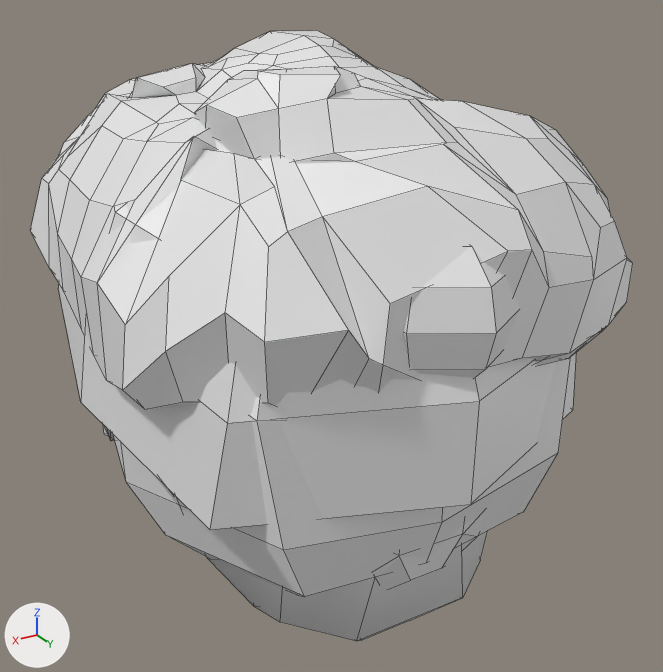
Two versions of the FBX model Assets/NPC/Models/Test/hair_male.fbx, one commit apart.
Rendered twice from a 50 mm camera at (0.197, 0.359, 2.081) aimed at (-0.012, 0.012, 1.907). The lights are fixed; the arrows at lower left show +X, +Y and +Z. Mesh edges are drawn as thin lines.

The first picture shows 'hair_male_1', 'hair_male_2', 'hair_male_3', 'hair_male_4', 'hair_male_5'.
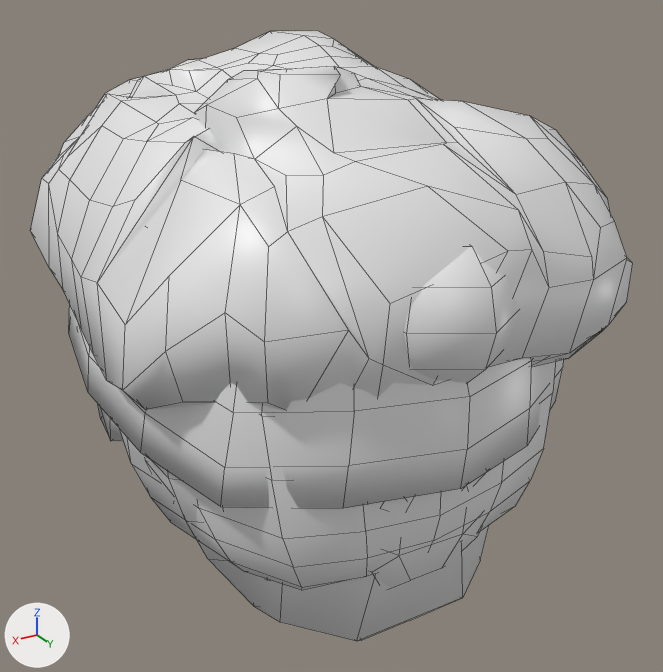
Boxes [x1, y1, x2, y2] around the edits, measured in the pictures (663 x 672 px; the box of a moved part takes in the faces that stretch with it):
'hair_male_4', reshaped: before [30, 31, 633, 410]; after [30, 31, 633, 411]
'hair_male_3', reshaped (8% shorter): before [58, 139, 576, 530]; after [69, 150, 563, 508]
'hair_male_5', reshaped (7% narrower): before [103, 358, 570, 596]; after [120, 362, 555, 590]
part 1 of me_mesh0, moved or reshaped: [130, 49, 258, 98] in both
part 2 of me_mesh0, moved or reshaped: [237, 99, 428, 232] in both
part 3 of me_sphere, rebuilt: before [113, 358, 570, 596]; after [120, 362, 555, 590]
part 4 of me_sphere_004, built on: before [58, 139, 576, 530]; after [69, 150, 563, 508]

The change, as a list of edits to the scene's bpy script:
```text
Change me_sphere:
    used by ob_hair_male_5; location = (0.0, 0.0, 0.0)
    remove me_sphere.from_pydata(...)  # 66 vertices, 70 faces; spans x -0.1..0.1, y -0.125..0.118, z 1.834..2.018
    add me_sphere.from_pydata(...)  # 252 vertices, 280 faces; spans x -0.096..0.096, y -0.12..0.116, z 1.835..2.017
    me_sphere part 3: the loose piece of 58 vertices spanning x -0.1..0.1, y -0.125..0.118, z 1.834..2.018 is rebuilt with 226 vertices and now spans x -0.096..0.096, y -0.12..0.116, z 1.835..2.017
Change me_mesh0:
    used by ob_hair_male_4; location = (0.0, 0.0, 0.0)
    remove me_mesh0.from_pydata(...)  # 570 vertices, 580 faces; spans x -0.115..0.109, y -0.133..0.13, z 1.901..2.043
    add me_mesh0.from_pydata(...)  # 568 vertices, 579 faces; spans x -0.115..0.109, y -0.133..0.13, z 1.901..2.043
    me_mesh0 part 1: 5 vertices moved from x 0.03..0.059, y -0.057..-0.012, z 2.025..2.031 to x 0.039..0.054, y -0.056..-0.021, z 2.024..2.029; 5 vertices removed from x 0.017..0.031, y -0.047..-0.019, z 2.024..2.034; 4 vertices added at x 0.027..0.039, y -0.047..-0.021, z 2.029..2.032
    me_mesh0 part 2: 3 vertices moved from x 0.039..0.044, y 0.063..0.07, z 2.006..2.01 to x 0.037..0.043, y 0.07..0.088, z 2.003..2.02
Change me_sphere_004:
    used by ob_hair_male_3; location = (0.0, 0.0, 0.0)
    remove me_sphere_004.from_pydata(...)  # 33 vertices, 33 faces; spans x -0.107..0.107, y -0.129..0.135, z 1.883..2.025
    add me_sphere_004.from_pydata(...)  # 121 vertices, 129 faces; spans x -0.104..0.104, y -0.122..0.13, z 1.888..2.023
    me_sphere_004 part 4: the whole mesh is rebuilt
    me_sphere_004 part 5: the surface is now shaded smooth
```
